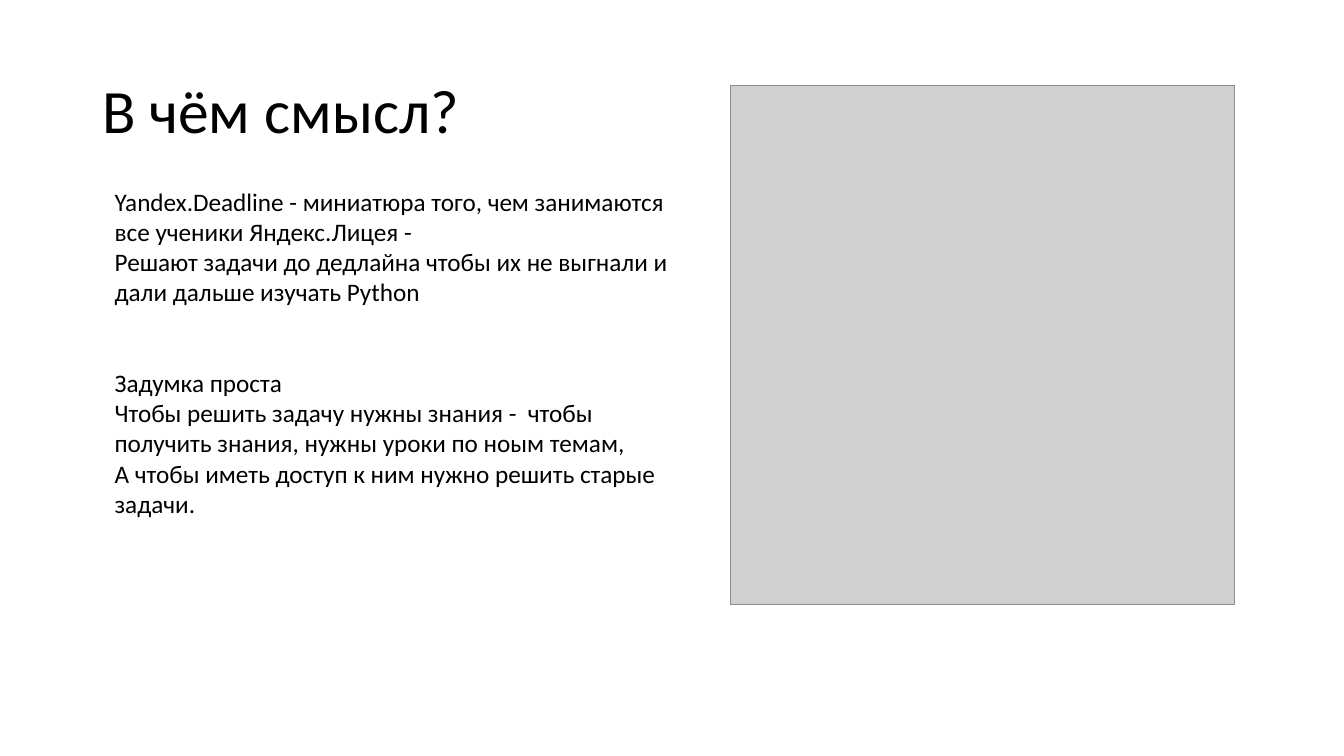
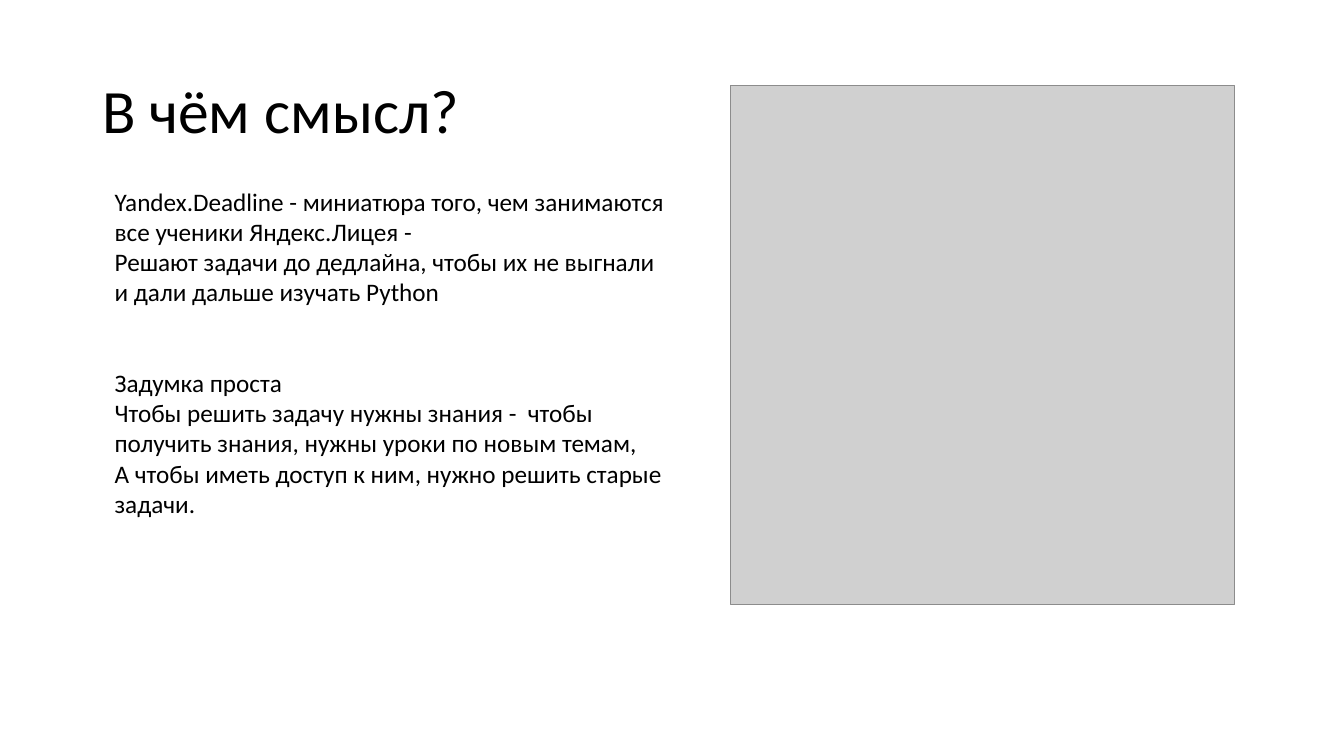
Before and after one commit to mishajirx/YandexGame, a slide deck: slide 2 of Presentation.odp. Drawn at 1344x756 pixels with LibreOffice and Linux fonts; fonts in the diff are those of the drawing; grey boxes stand for pictures. Boxes give left, top, right and bottom in pixels: in the first picture for what was removed or moved away, otherwise in the second. Text is boxed around its words. In the diff, an @@ line names an element or a change of style, - is before the commit and + after.

Commit message:
Поправил орфографию. Можно презентовать (версия 1.4)

```diff
--- a/Presentation.odp
+++ b/Presentation.odp
@@ text at box(115, 254, 655, 305): text changed @@
-Решают задачи до дедлайна чтобы их не выгнали и дали дальше изучать Python
+Решают задачи до дедлайна, чтобы их не выгнали и дали дальше изучать Python
@@ text at box(115, 405, 661, 517): text changed @@
-Чтобы решить задачу нужны знания - чтобы получить знания, нужны уроки по ноым темам,
-А чтобы иметь доступ к ним нужно решить старые задачи.
+Чтобы решить задачу нужны знания - чтобы получить знания, нужны уроки по новым темам,
+А чтобы иметь доступ к ним, нужно решить старые задачи.
```
